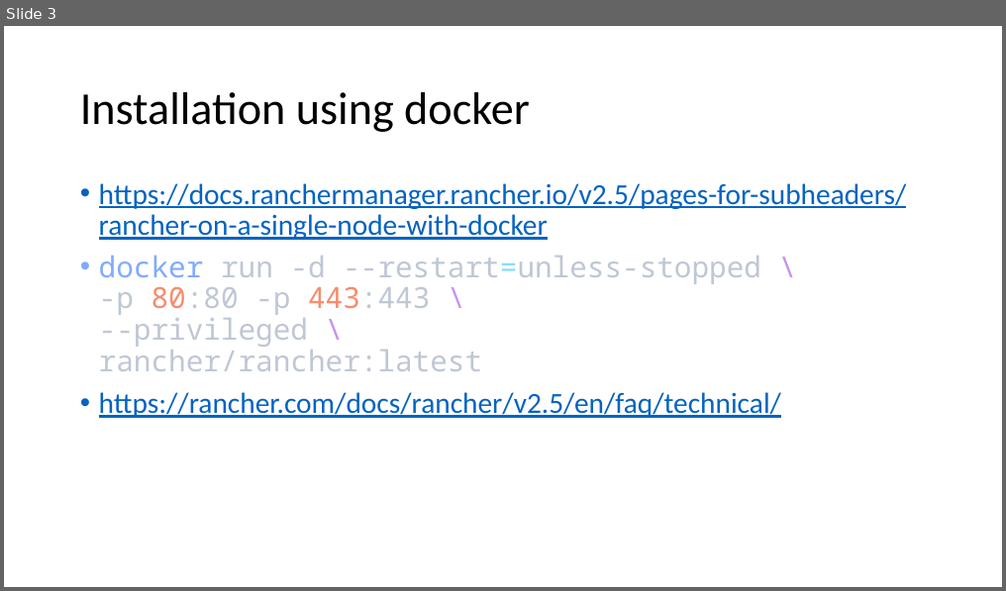
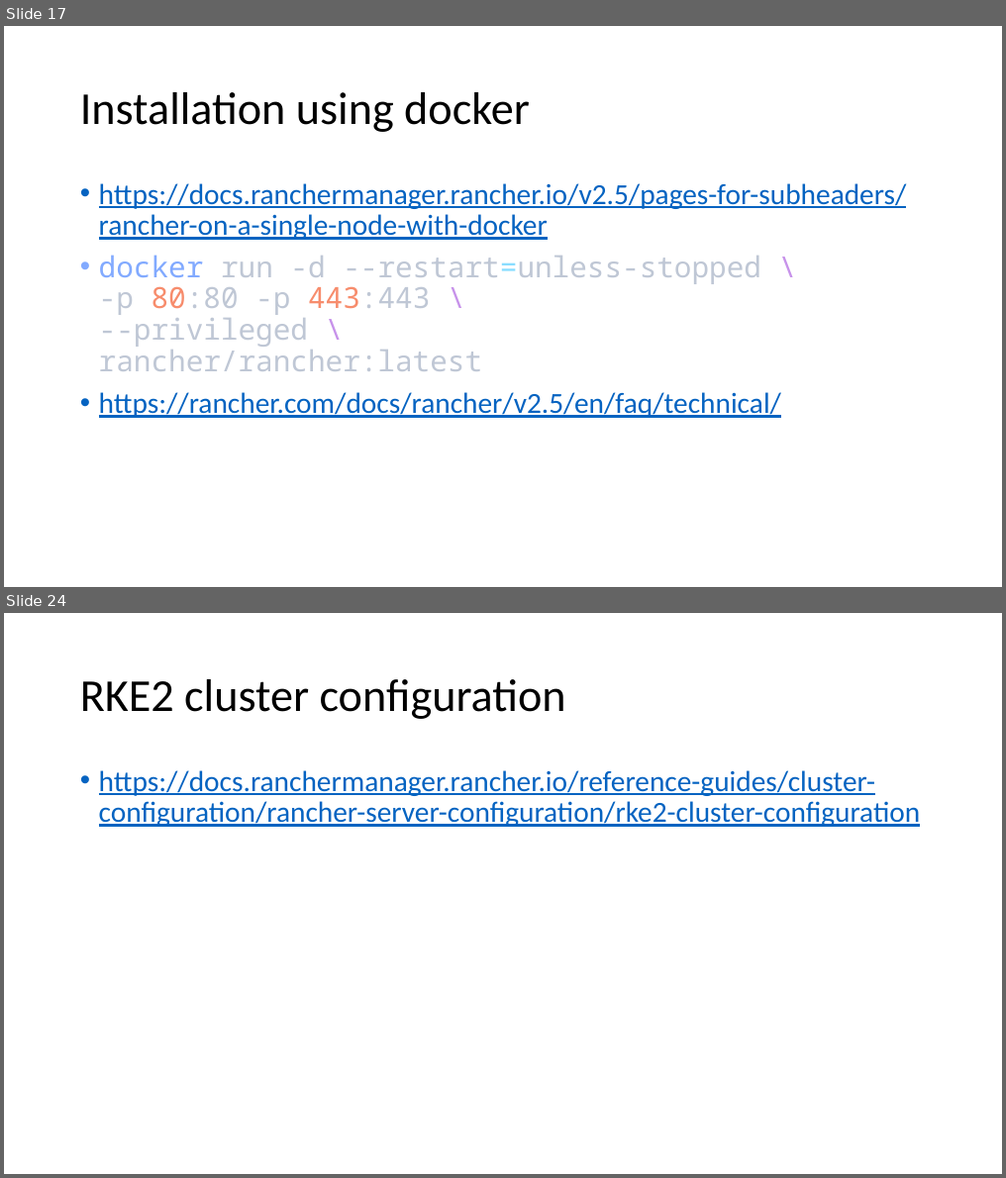
Before and after one commit to amitopenwriteup/my_proj, a slide deck: Rancher.pptx. Shown one above the other, each under a label of ours: slide 3 before the commit, slides 17 and 24 after it; the slides between them are not shown. The pictures are 1006x591 and 1006x1178 pixels, drawn with LibreOffice and Linux fonts; fonts in the diff are those of the drawing. Boxes give left, top, right and bottom in pixels: in the first picture for what was removed or moved away, otherwise in the second. Text is boxed around its words. In the diff, an @@ line names an element or a change of style, - is before the commit and + after.

```diff
--- a/Rancher.pptx
+++ b/Rancher.pptx
@@ slide 24 added at bbox=[4, 613, 1002, 1174], background #FFFFFF @@
@@ title added at bbox=[80, 679, 566, 719], 44 pt, text #000000 @@
+RKE2 cluster configuration
@@ text added at bbox=[99, 770, 921, 827], 28 pt, text #0563C1, underline @@
+• https://docs.ranchermanager.rancher.io/reference-guides/cluster-configuration/rancher-server-configuration/rke2-cluster-configuration
@@ what was slide 3 is now slide 17 @@
```
Also in this commit, not shown: 1 slide changed, 20 other slides added, 4 other files.
